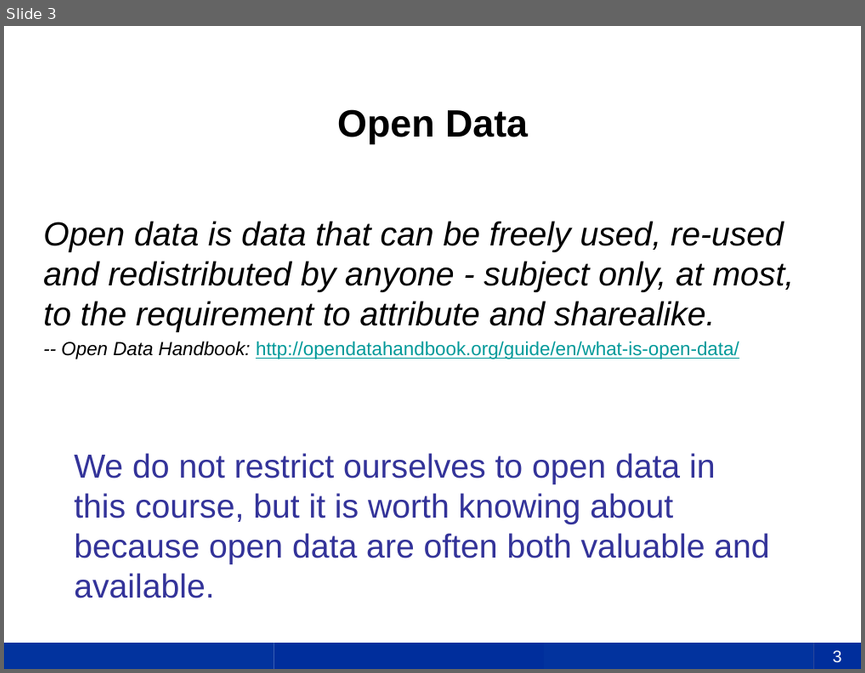
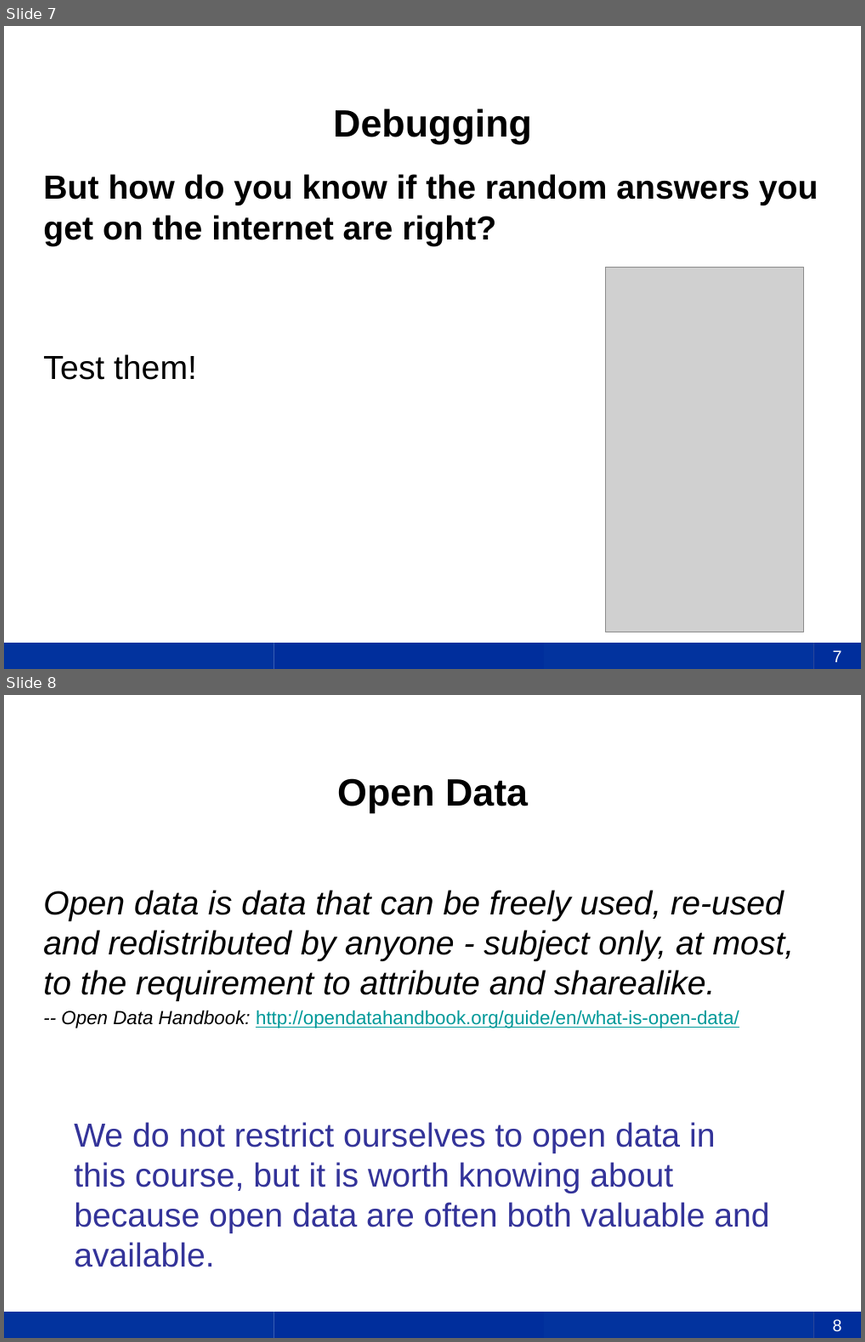
Before and after one commit to uky-transport-data-science/ce599, a slide deck: 08-Resources/8-Resources.pptx. Shown one above the other, each under a label of ours: slide 3 before the commit, slides 7 and 8 after it. The pictures are 865x673 and 865x1342 pixels, drawn with LibreOffice and Linux fonts; fonts in the diff are those of the drawing; grey boxes stand for pictures; background and template pictures are left out. Boxes give left, top, right and bottom in pixels: in the first picture for what was removed or moved away, otherwise in the second. Text is boxed around its words. In the diff, an @@ line names an element or a change of style, - is before the commit and + after.

Commit message:
More info on debugging.

```diff
--- a/08-Resources/8-Resources.pptx
+++ b/08-Resources/8-Resources.pptx
@@ slide 7 added at box(4, 26, 861, 669), background #FFFFFF; not listed: 4 template elements that a slide beside it also shows @@
@@ title added at box(333, 108, 532, 144), 32 pt, text #000000, bold @@
+Debugging
@@ text added at box(43, 174, 818, 380), 28 pt, text #000000, bold @@
+But how do you know if the random answers you get on the internet are right?
+Test them!
@@ picture added at box(606, 267, 803, 631) @@
@@ page number added at box(814, 642, 861, 669), fill #002E9C, 14 pt, text #FFFFFF @@
+7
@@ what was slide 3 is now slide 8 @@
@@ page number at box(833, 1319, 842, 1332): text changed @@
-3
+8
```
Also in this commit, not shown: 2 slides changed, 4 other slides added, 1 other file.
